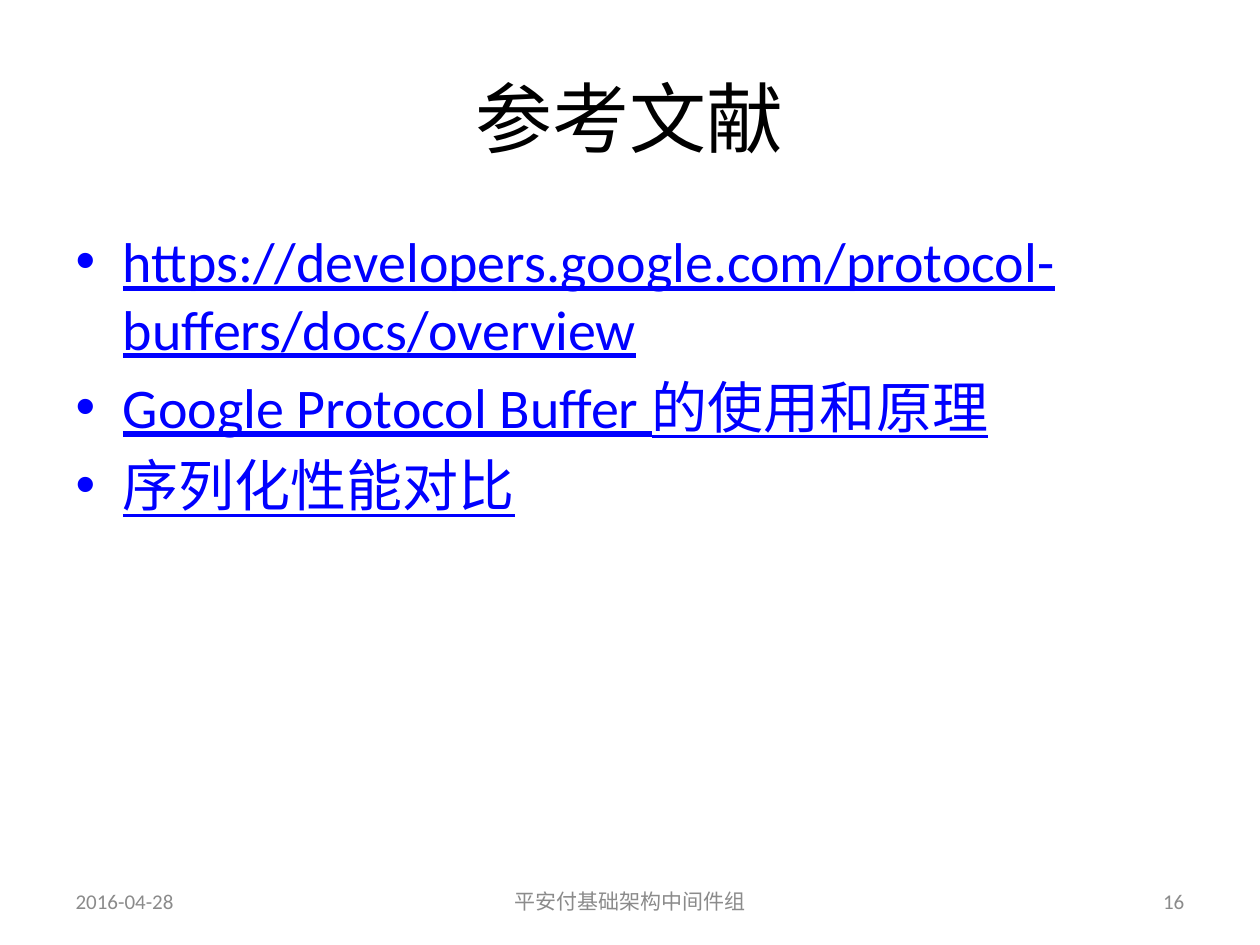
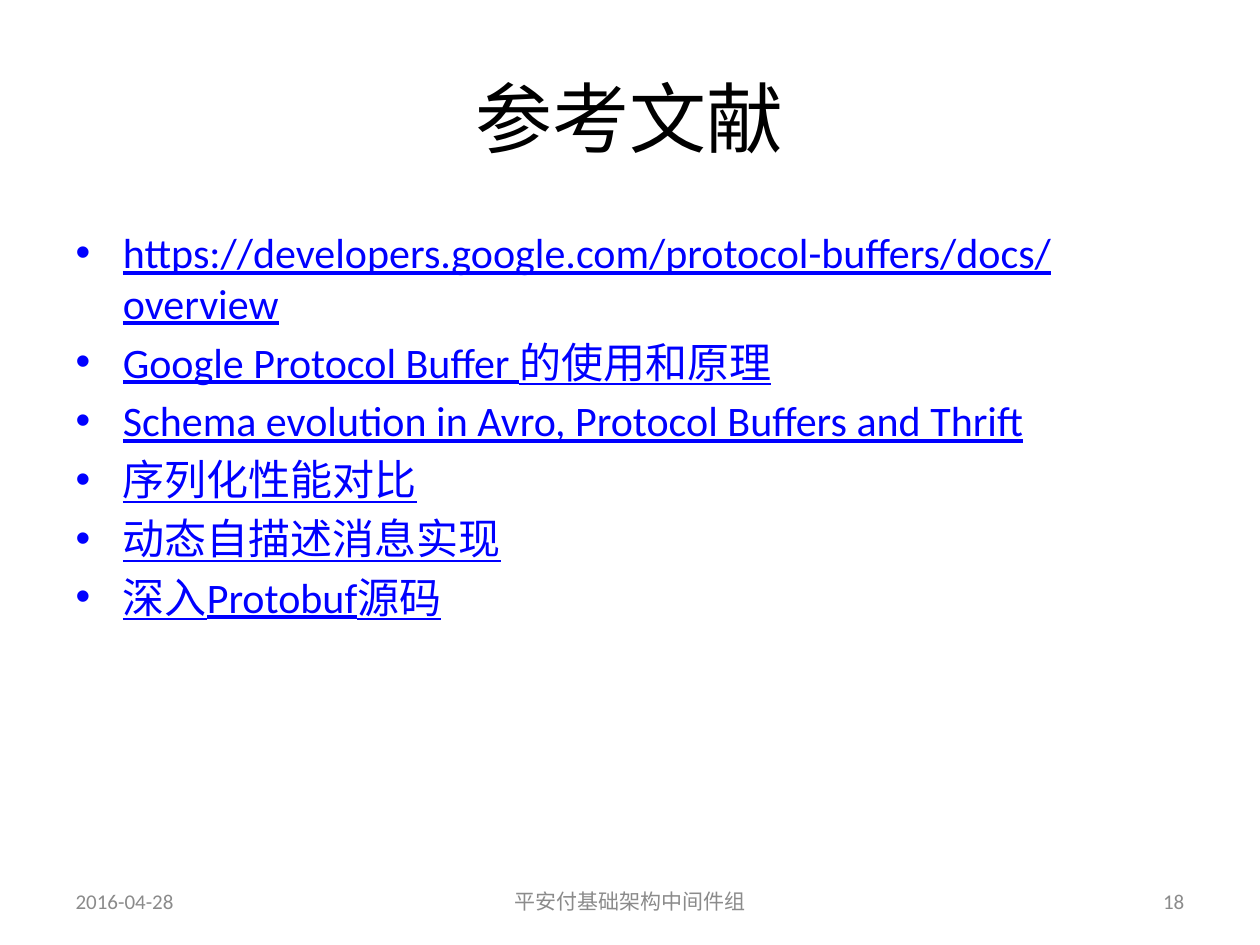
Before and after one commit to guhanjie/Knowledge-sharing, a slide deck: slide 18 of ProtocolBuffer简介——by顾汉杰.pptx (slide 16 before the commit). Drawn at 1260x945 pixels with LibreOffice and Linux fonts; fonts in the diff are those of the drawing. Boxes give left, top, right and bottom in pixels: in the first picture for what was removed or moved away, otherwise in the second. Text is boxed around its words. In the diff, an @@ line names an element or a change of style, - is before the commit and + after.

```diff
--- a/ProtocolBuffer简介——by顾汉杰.pptx
+++ b/ProtocolBuffer简介——by顾汉杰.pptx
@@ text at bbox=[123, 238, 1051, 503]: size 32 to 24 pt in "https://developers.google.com/protocol-buffers/docs/overview", "Google Protocol Buffer 的使用和原理", "序列化性能对比"; less space between paragraphs @@
@@ text at bbox=[123, 406, 1023, 443]: paragraph added @@
+• Schema evolution in Avro, Protocol Buffers and Thrift
@@ text at bbox=[123, 518, 501, 620]: paragraphs added @@
+• 动态自描述消息实现
+• 深入Protobuf源码
@@ page number at bbox=[1163, 895, 1184, 909]: text changed @@
-16
+18
```
Also in this commit, not shown: 5 other slides changed, 2 slides added, 1 other file.
